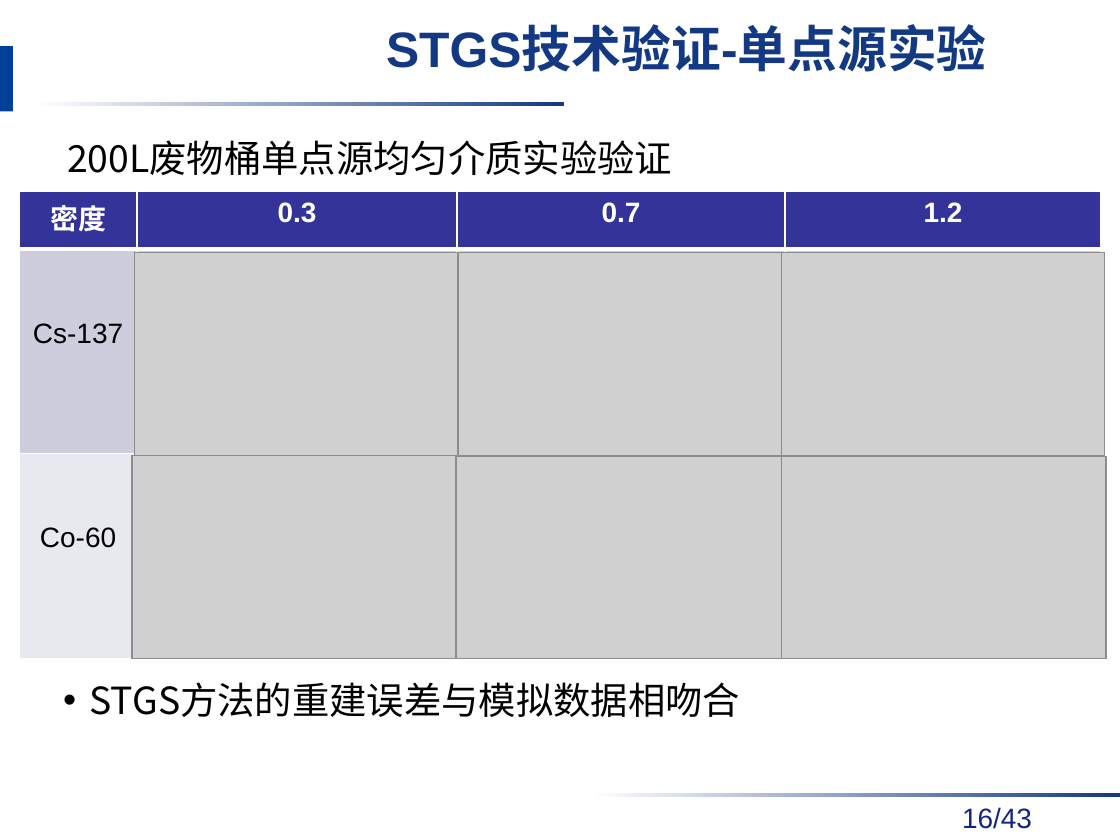
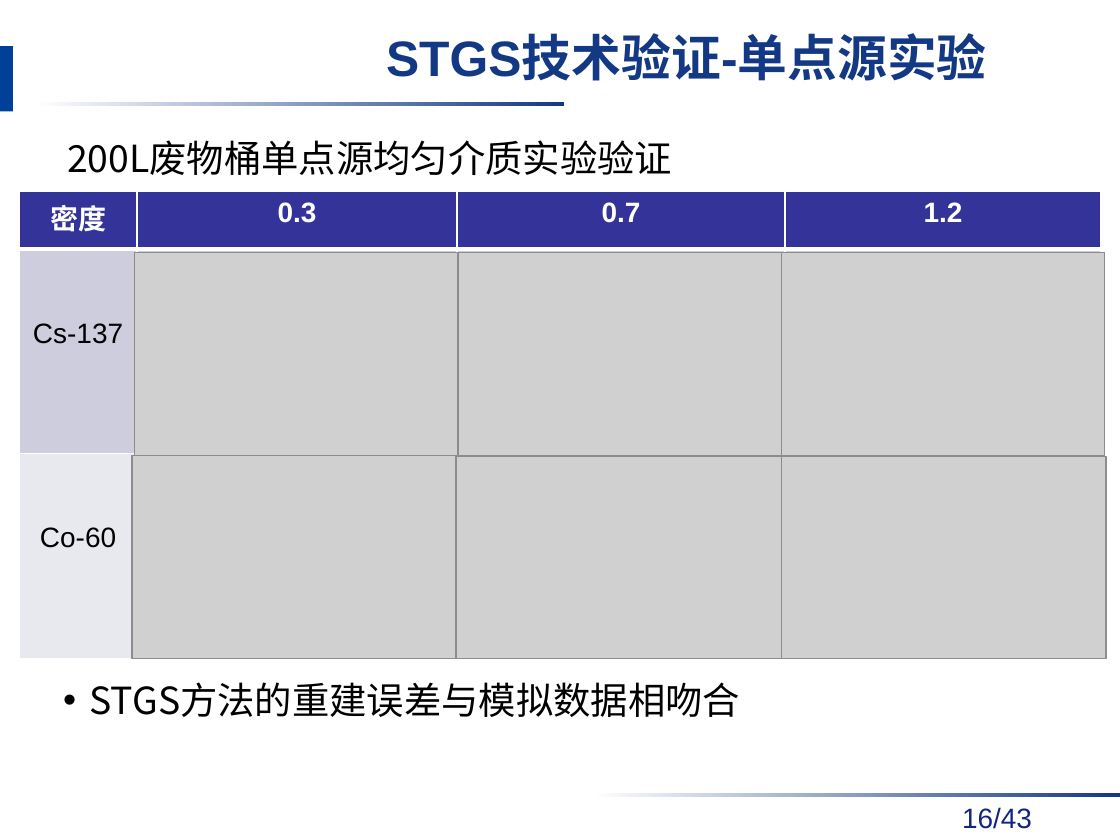
Before and after one commit to danxibao/NDAPapers, a slide deck: slide 16 of 答辩/毕业答辩报告v2-饶开源.pptx. Drawn at 1120x840 pixels with LibreOffice and Linux fonts; fonts in the diff are those of the drawing; grey boxes stand for pictures; background and template pictures are left out. Boxes give left, top, right and bottom in pixels: in the first picture for what was removed or moved away, otherwise in the second. Text is boxed around its words. In the diff, an @@ line names an element or a change of style, - is before the commit and + after.

```diff
--- a/答辩/毕业答辩报告v2-饶开源.pptx
+++ b/答辩/毕业答辩报告v2-饶开源.pptx
@@ title "STGS技术验证-单点源实验": place and size @@
-title "STGS技术验证-单点源实验" at bbox=[386, 27, 987, 72]
+title "STGS技术验证-单点源实验" at bbox=[386, 37, 987, 81]
```
Also in this commit, not shown: 7 other slides changed, 1 other file.
